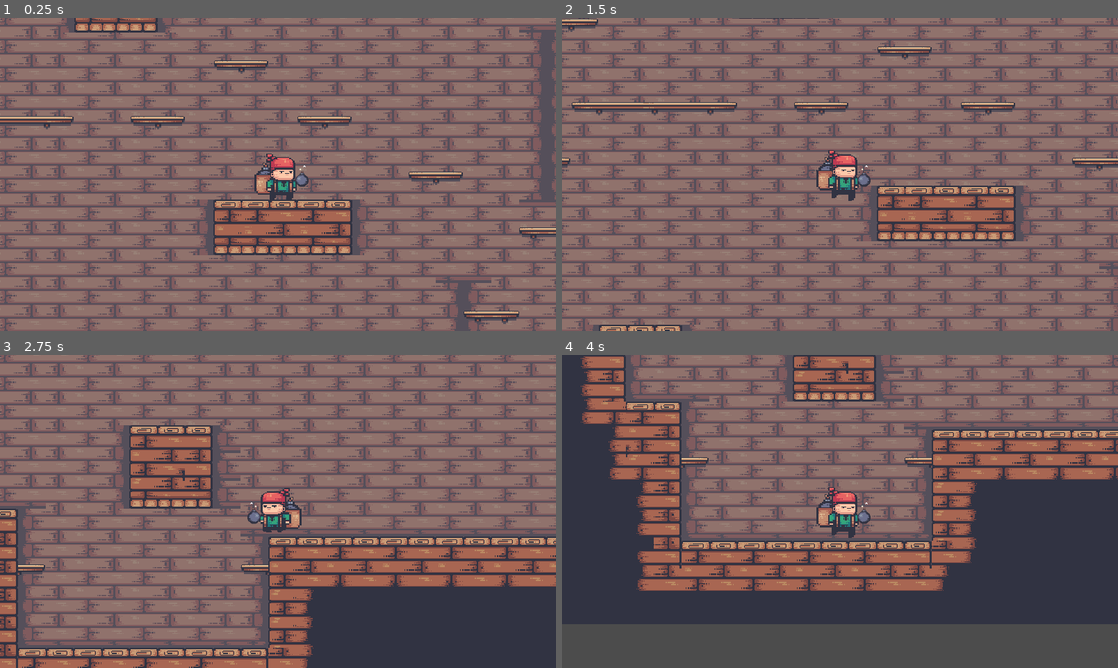
Above: before the commit, frames 1-4 (two rows, left to right).
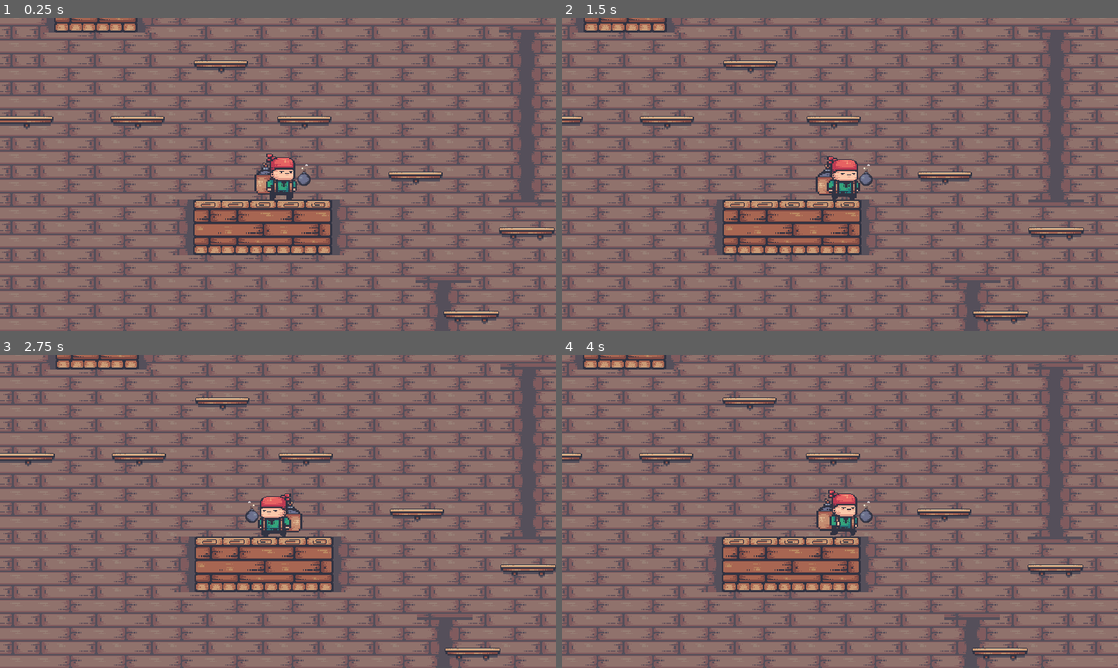
Above: after the commit, the same moments.

Repository: AaronCQL/PixiesPixel
Game: Godot game, scene res://Maps/Map1/Map1.tscn
Same seed, same stepped clock (60 frames per second), same inputs: the game is played once before the commit and once after it. This scene is started directly instead of the project's main scene.
Inputs:
- Up to frame 1 (0.25 s): no input
- Up to frame 2 (1.5 s): hold Right (ui_right) from 0.53 s (still down); tap Space (ui_select) at 0.77 s
- Up to frame 3 (2.75 s): tap Space (ui_select) at 1.52 s; release Right (ui_right) at 2.03 s; hold Left (ui_left) from 2.03 s (still down)
- Up to frame 4 (4 s): release Left (ui_left) at 2.78 s; hold Right (ui_right) from 2.78 s (still down); tap Space (ui_select) at 3.02, 3.77 s

The runs differ from the first frame. In frame 1, 21% of the frame differs, in the area x 0-100%, y 0-100%; in frame 2, 28%; in frame 3, 46%; in frame 4, 75%.

Commit message:
Edits in Bomb script

Diff:
--- a/Characters/Pirate/Bomb.gd
+++ b/Characters/Pirate/Bomb.gd
@@ -1,10 +1,29 @@
-extends Area2D
+extends KinematicBody2D
 
 const THROW_VELOCITY = Vector2(800, -400)
 const GRAVITY = 10
 
-var velocity = Vector2.ZERO
+var velocity = Vector2(0, 0)
+
+func _ready():
+	set_physics_process(false)
 
 func _physics_process(delta):
 	velocity.y += GRAVITY * delta
-	#var collision = move_and_collide(velocity * delta)
+	var collision = move_and_collide(velocity * delta) 		#collision data to know whether you hit sth
+	if collision != null:
+		_on_impact(collision.normal)
+
+func launch(direction):
+	#reparent so that it's position is no longer relative to the character's hand
+	#bomb is indep of character's arm
+	var temp = global_transform
+	var scene = get_tree().current_scene
+	get_parent().remove_child(self)
+	scene.add_child(self)
+	global_transform = temp
+	velocity = THROW_VELOCITY * Vector2(direction, 1)
+	set_physics_process(true)
+
+func _on_impact(normal : Vector2):
+	$Sprite/AnimationPlayer.current_animation = "explode"
--- a/Characters/Pirate/Bomb.tscn
+++ b/Characters/Pirate/Bomb.tscn
@@ -1,6 +1,6 @@
 [gd_scene load_steps=6 format=2]
 
-[ext_resource path="res://Characters/Pirate/KinematicBody2D.gd" type="Script" id=1]
+[ext_resource path="res://Characters/Pirate/Bomb.gd" type="Script" id=1]
 [ext_resource path="res://Characters/Pirate/bomb.png" type="Texture" id=2]
 
 [sub_resource type="Animation" id=1]
--- a/Characters/Pirate/KinematicBody2D.gd
+++ /dev/null
@@ -1,29 +0,0 @@
-extends KinematicBody2D
-
-const THROW_VELOCITY = Vector2(800, -400)
-const GRAVITY = 10
-
-var velocity = Vector2(0, 0)
-
-func _ready():
-	set_physics_process(false)
-
-func _physics_process(delta):
-	velocity.y += GRAVITY * delta
-	var collision = move_and_collide(velocity * delta) 		#collision data to know whether you hit sth
-	if collision != null:
-		_on_impact(collision.normal)
-
-func launch(direction):
-	#reparent so that it's position is no longer relative to the character's hand
-	#bomb is indep of character's arm
-	var temp = global_transform
-	var scene = get_tree().current_scene
-	get_parent().remove_child(self)
-	scene.add_child(self)
-	global_transform = temp
-	velocity = THROW_VELOCITY * Vector2(direction, 1)
-	set_physics_process(true)
-
-func _on_impact(normal : Vector2):
-	$Sprite/AnimationPlayer.current_animation = "explode"
--- a/Characters/Pirate/Pirate.tscn
+++ b/Characters/Pirate/Pirate.tscn
@@ -133,7 +133,7 @@
 [node name="HeldItemPosition" type="Position2D" parent="Sprite"]
 
 [node name="Bomb" parent="Sprite/HeldItemPosition" instance=ExtResource( 3 )]
-position = Vector2( 27.1515, -4.03908 )
+position = Vector2( 29.6198, -5.38543 )
 scale = Vector2( 0.5, 0.5 )
 
 [node name="CollisionShape2D" type="CollisionShape2D" parent="."]
